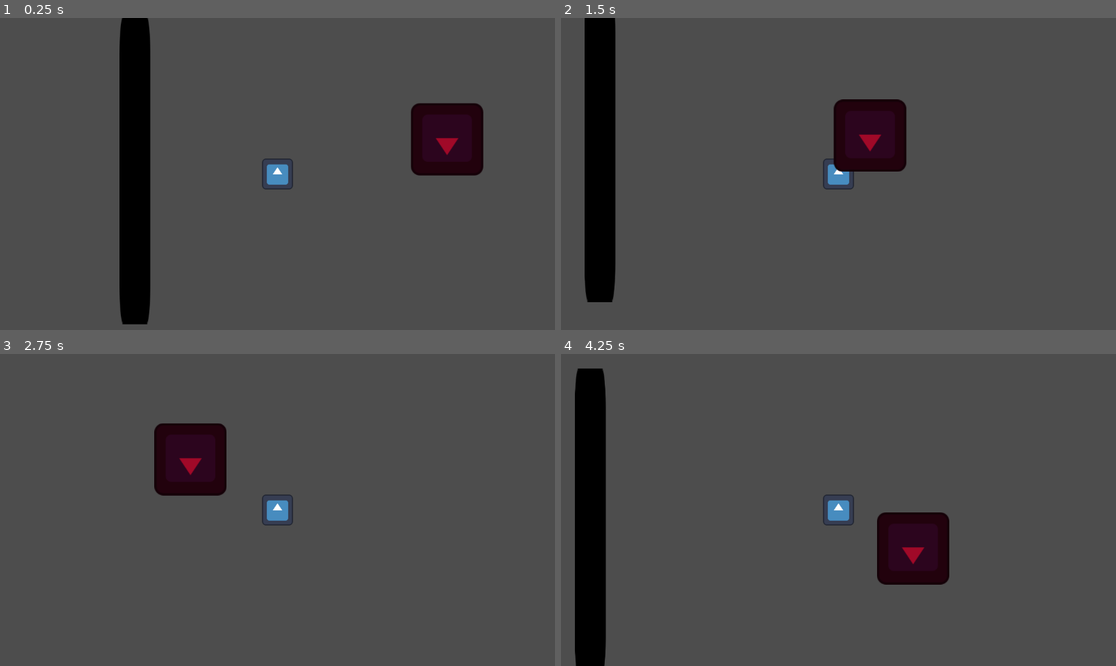
Above: before the commit, frames 1-4 (two rows, left to right).
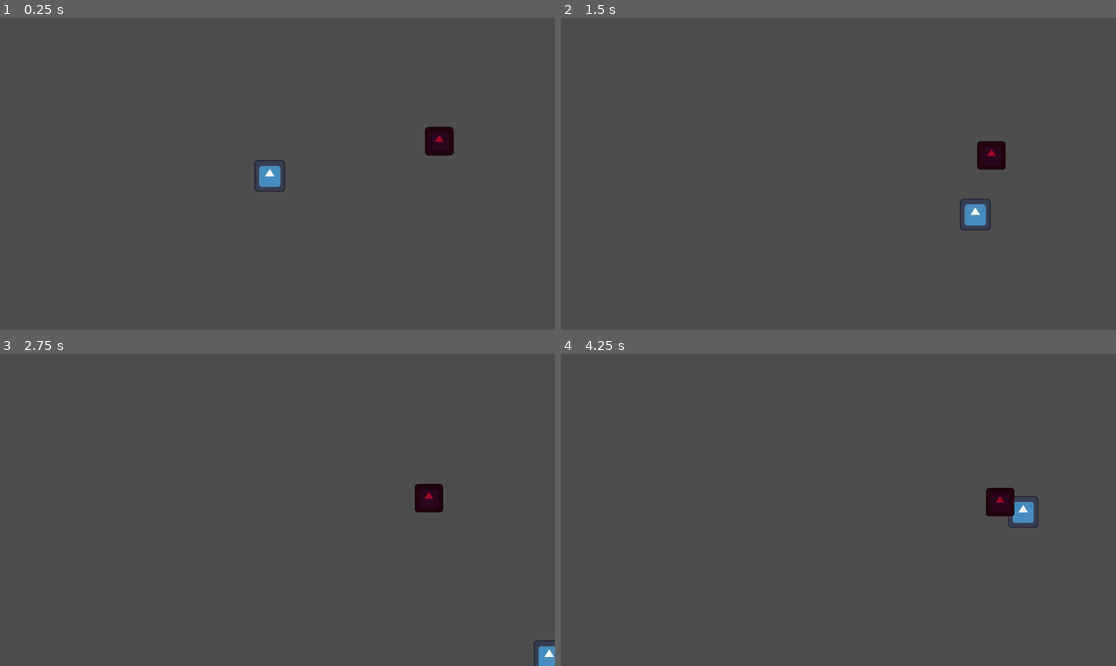
Above: after the commit, the same moments.

Repository: KaiserHua1901/Vampire_survivor_Clone
Game: Godot game, scene res://Scene/playground.tscn
Same seed, same stepped clock (60 frames per second), same inputs: the game is played once before the commit and once after it. This scene is started directly instead of the project's main scene. The engine's default icon, where the game draws it, is replaced by a stand-in: a white triangle on a blue panel in a dark square.
Inputs:
- Up to frame 1 (0.25 s): no input
- Up to frame 2 (1.5 s): tap Enter at 0.5 s; hold Right (ui_right) 0.53-1.28 s; hold Down (ui_down) from 1.28 s (still down)
- Up to frame 3 (2.75 s): release Down (ui_down) at 2.03 s; hold Right (ui_right) from 2.03 s (still down)
- Up to frame 4 (4.25 s): release Right (ui_right) at 2.78 s; hold Up (ui_up) 2.78-3.53 s; hold Left (ui_left) from 3.53 s (still down)

The runs differ from the first frame. In frame 1, 8.5% of the frame differs, in the area x 21-88%, y 0-99%; in frame 2, 9.2%; in frame 3, 4.0%; in frame 4, 9.4%, in the area x 2-86%, y 4-100%.

Commit message:
In the process to figure out how the heck to spawn enemy

Diff:
--- a/Scene/Enemy.tscn
+++ b/Scene/Enemy.tscn
@@ -10,7 +10,7 @@
 
 [node name="CharacterBody2D" type="CharacterBody2D"]
 rotation = 3.14159
-scale = Vector2(0.0430654, 0.0430654)
+scale = Vector2(0.008, 0.008)
 collision_layer = 2
 collision_mask = 2
 script = ExtResource("1_p2ras")
--- a/Scene/Player.tscn
+++ b/Scene/Player.tscn
@@ -22,3 +22,4 @@
 texture = ExtResource("1_eujki")
 
 [node name="Camera2D" type="Camera2D" parent="."]
+enabled = false
--- /dev/null
+++ b/Scene/playground.gd
@@ -0,0 +1,14 @@
+extends Node2D
+
+
+var Enemy_Scene = preload("res://Scene/Enemy.tscn")
+
+
+# THIS Whole code is not gonna work, because of the fix position of WHERE enemy gonna spawn.
+# So when the player move, the position of the spawn of enemy still the same, so when it will spawn right in front of player.
+#func _on_timer_timeout():
+#	var Enemy = Enemy_Scene.instantiate()
+#	Enemy.position = Vector2(randf_range(-200, 1200), randf_range(-90, 400))
+#	while Enemy.position.x < -80 and Enemy.position.x > 1200 or Enemy.position.y < -100 and Enemy.position.y > 700:
+#		Enemy.position = Vector2(randf_range(-200, 1200), randf_range(-90, 1000))
+#	add_child(Enemy)
--- a/Scene/playground.tscn
+++ b/Scene/playground.tscn
@@ -1,14 +1,34 @@
-[gd_scene load_steps=4 format=3 uid="uid://du150tbg6pq5q"]
+[gd_scene load_steps=6 format=3 uid="uid://du150tbg6pq5q"]
 
 [ext_resource type="PackedScene" uid="uid://b08kbdm1bltqg" path="res://Scene/Player.tscn" id="1_426nv"]
+[ext_resource type="Script" path="res://Scene/playground.gd" id="1_ftvka"]
 [ext_resource type="PackedScene" uid="uid://cggq2rl2okihv" path="res://Scene/Obtiscale.tscn" id="2_y8qcb"]
 [ext_resource type="PackedScene" uid="uid://cnsbdcv4okruy" path="res://Scene/Enemy.tscn" id="3_a8wmr"]
 
+[sub_resource type="Curve2D" id="Curve2D_xo0wa"]
+
 [node name="Node2D" type="Node2D"]
+script = ExtResource("1_ftvka")
+metadata/_edit_vertical_guides_ = [1272.0, -80.0]
+metadata/_edit_horizontal_guides_ = [-112.0, 720.0]
 
 [node name="CharacterBody2D" parent="." instance=ExtResource("1_426nv")]
+scale = Vector2(0.995022, 1.03722)
 
 [node name="StaticBody2D" parent="." instance=ExtResource("2_y8qcb")]
+position = Vector2(-64, 328)
 
 [node name="Enemy" parent="." instance=ExtResource("3_a8wmr")]
 position = Vector2(912, 256)
+scale = Vector2(-0.017, -0.017)
+
+[node name="Timer" type="Timer" parent="."]
+wait_time = 0.5
+autostart = true
+
+[node name="Path2D" type="Path2D" parent="."]
+curve = SubResource("Curve2D_xo0wa")
+
+[node name="PathFollow2D" type="PathFollow2D" parent="Path2D"]
+
+[connection signal="timeout" from="Timer" to="." method="_on_timer_timeout"]
--- a/Script/Enemy.gd
+++ b/Script/Enemy.gd
@@ -3,7 +3,7 @@
 var speed = 60
 var player_chase = false
 var player = null
-func _physics_process(delta):
+func _physics_process(_delta):
 	if player_chase:
 		position += (player.position - position)/ speed
 
